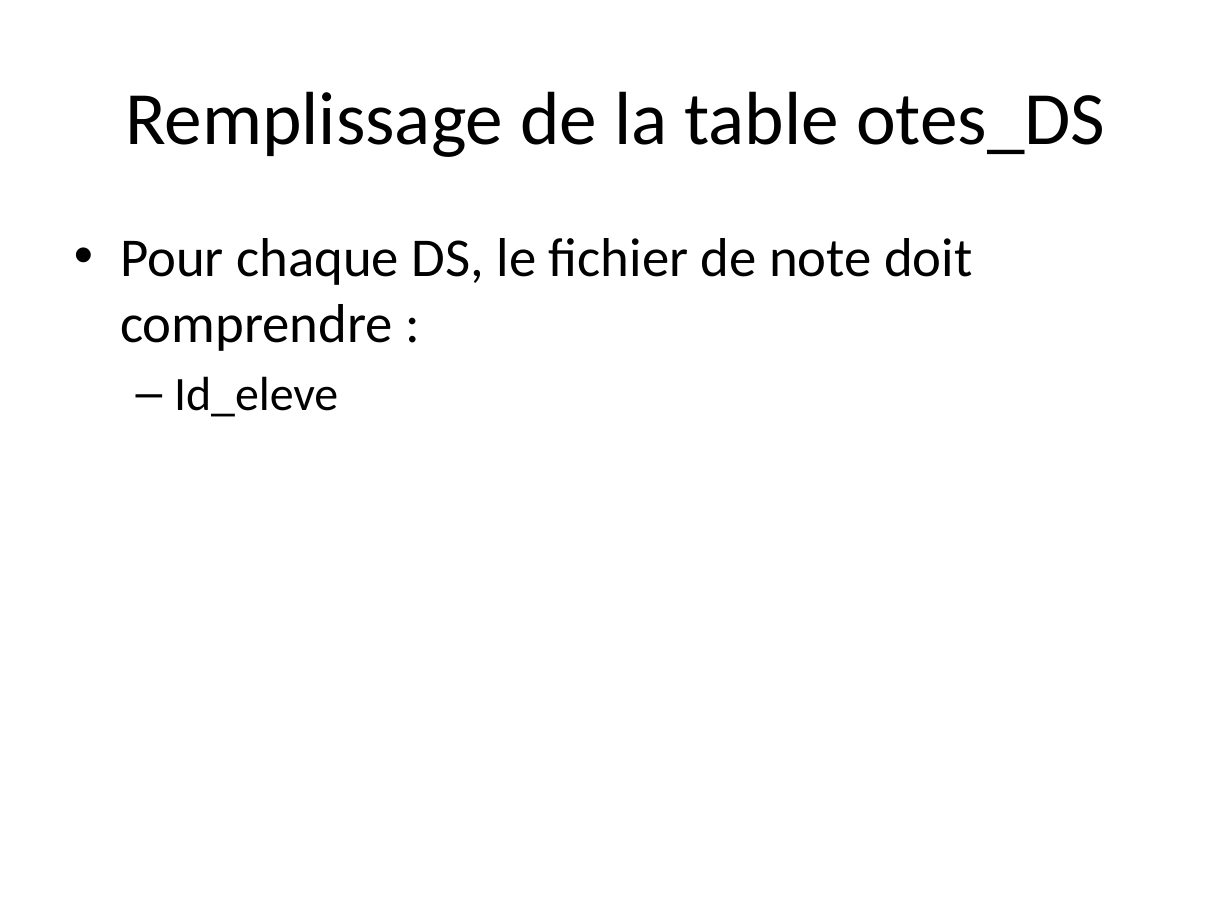
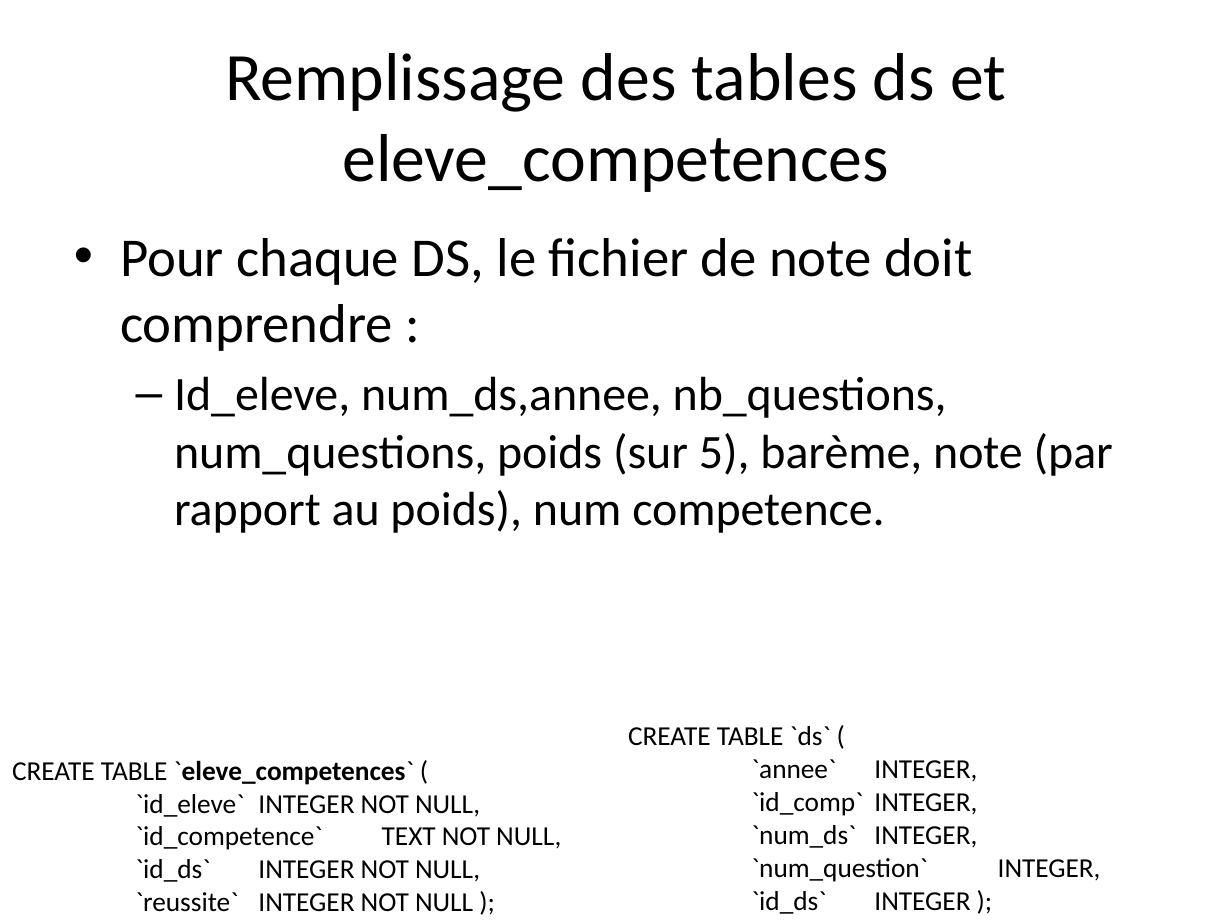
Before and after one commit to xpessoles/PSI, a slide deck: slide 3 of Evaluation/SchemaBDD.pptx. Drawn at 1232x924 pixels with LibreOffice and Linux fonts; fonts in the diff are those of the drawing. Boxes give left, top, right and bottom in pixels: in the first picture for what was removed or moved away, otherwise in the second. Text is boxed around its words. In the diff, an @@ line names an element or a change of style, - is before the commit and + after.

```diff
--- a/Evaluation/SchemaBDD.pptx
+++ b/Evaluation/SchemaBDD.pptx
@@ title at [225, 53, 1006, 192]: text changed; size 44 to 39.6 pt @@
-Remplissage de la table otes_DS
+Remplissage des tables ds et eleve_competences
@@ text at [174, 376, 1113, 533]: text changed @@
-  – Id_eleve
+  – Id_eleve, num_ds,annee, nb_questions, num_questions, poids (sur 5), barème, note (par rapport au poids), num competence.
@@ text added at [628, 726, 1101, 914], 16 pt, text #000000 @@
+CREATE TABLE `ds` (
+`annee` INTEGER,
+`id_comp` INTEGER,
+`num_ds` INTEGER,
+`num_question` INTEGER,
+`id_ds` INTEGER );
@@ text added at [12, 760, 561, 912], 16 pt, text #000000 @@
+CREATE TABLE `eleve_competences` (
+`id_eleve` INTEGER NOT NULL,
+`id_competence` TEXT NOT NULL,
+`id_ds` INTEGER NOT NULL,
+`reussite` INTEGER NOT NULL );
```
Also in this commit, not shown: 1 other slide changed, 1 other file.
